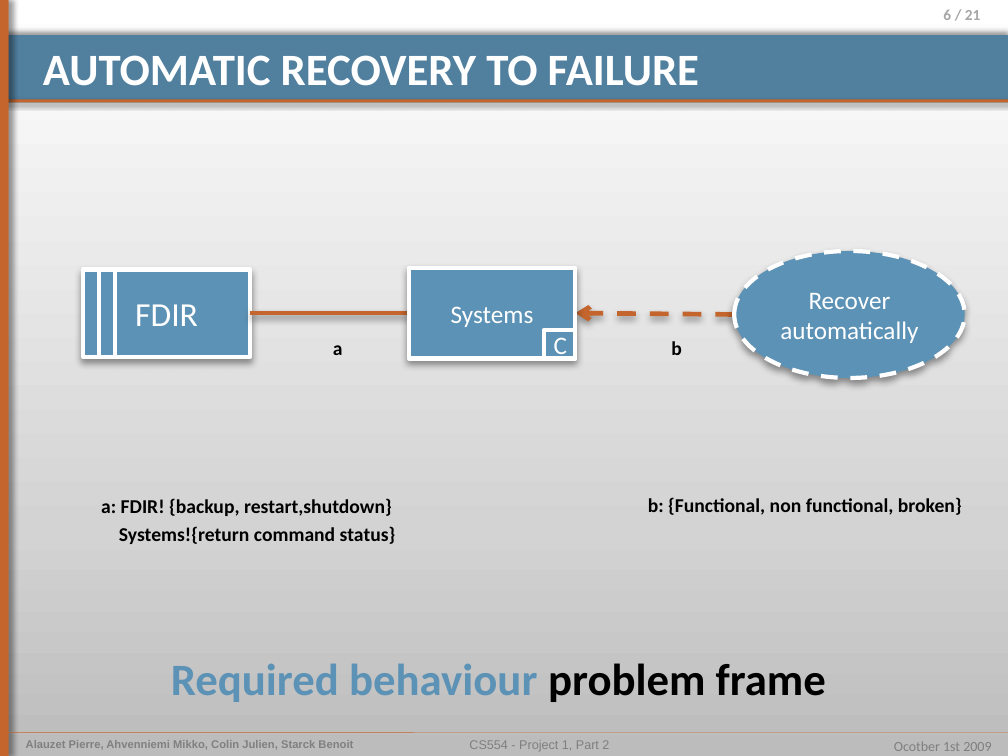
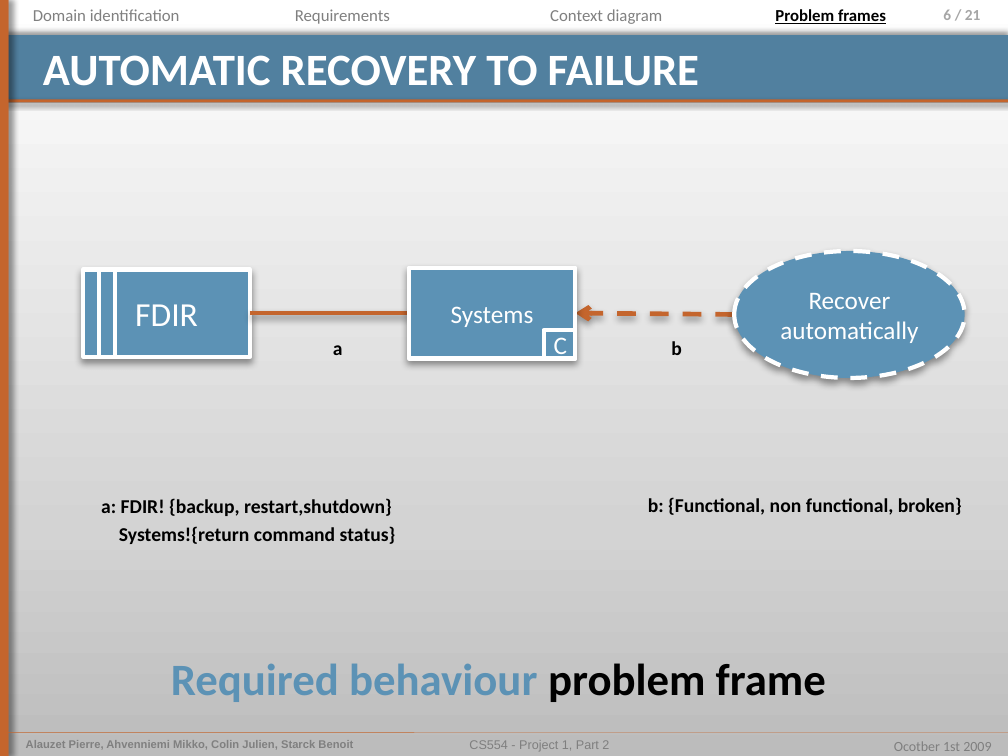
Before and after one commit to pierrealauzet/euroteam, a slide deck: slide 6 of Project 1/Part 2/CS554_EuroTeam_Problem_Frames.pptx. Drawn at 1008x756 pixels with LibreOffice and Linux fonts; fonts in the diff are those of the drawing. Boxes give left, top, right and bottom in pixels: in the first picture for what was removed or moved away, otherwise in the second. Text is boxed around its words. In the diff, an @@ line names an element or a change of style, - is before the commit and + after.

```diff
--- a/Project 1/Part 2/CS554_EuroTeam_Problem_Frames.pptx
+++ b/Project 1/Part 2/CS554_EuroTeam_Problem_Frames.pptx
@@ text added at box(33, 9, 180, 21), 12 pt, text #808080 @@
+Domain identification
@@ text added at box(295, 9, 390, 24), 12 pt, text #808080 @@
+Requirements
@@ text added at box(550, 9, 663, 24), 12 pt, text #808080 @@
+Context diagram
@@ text added at box(775, 9, 886, 24), 12 pt, text #000000, bold, underline @@
+Problem frames
```
Also in this commit, not shown: 17 other slides changed, 1 other file.
